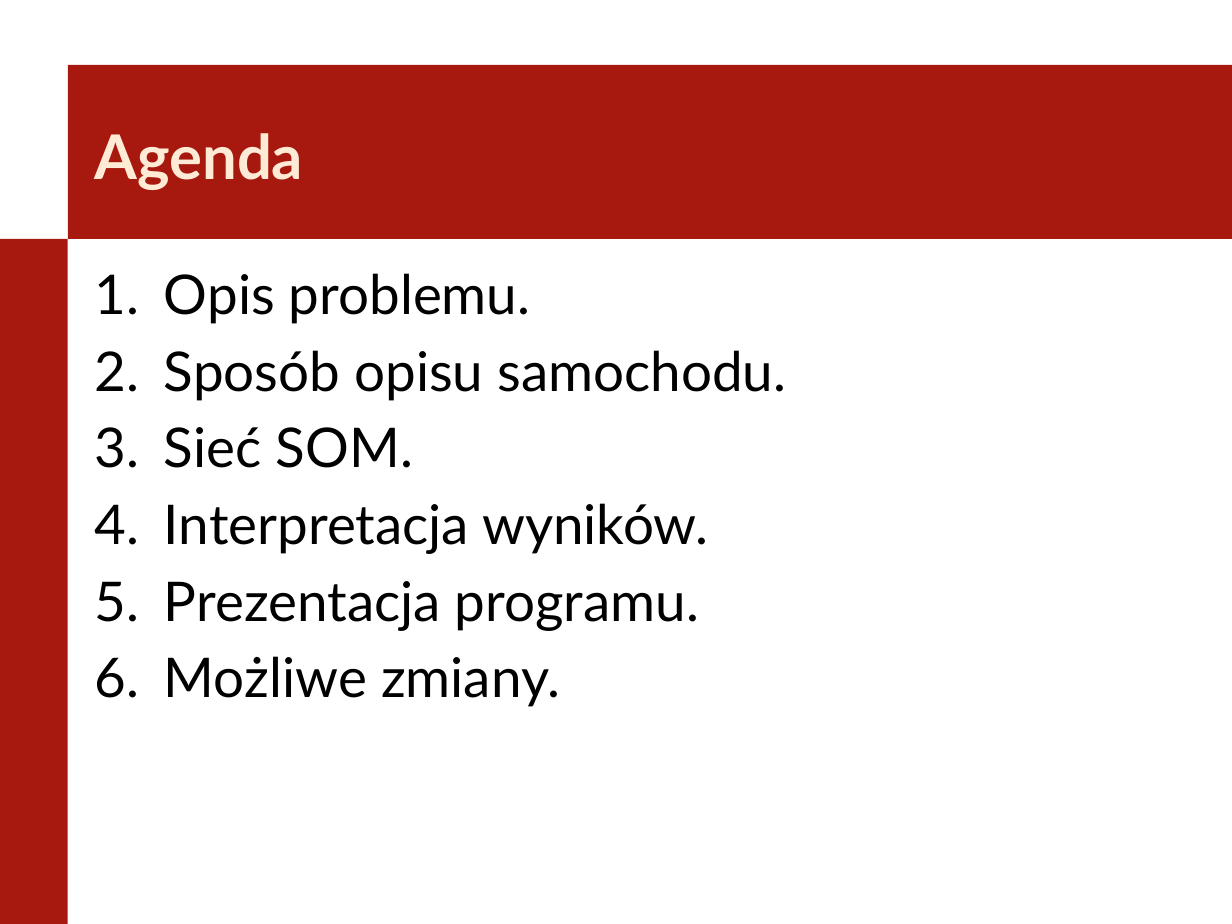
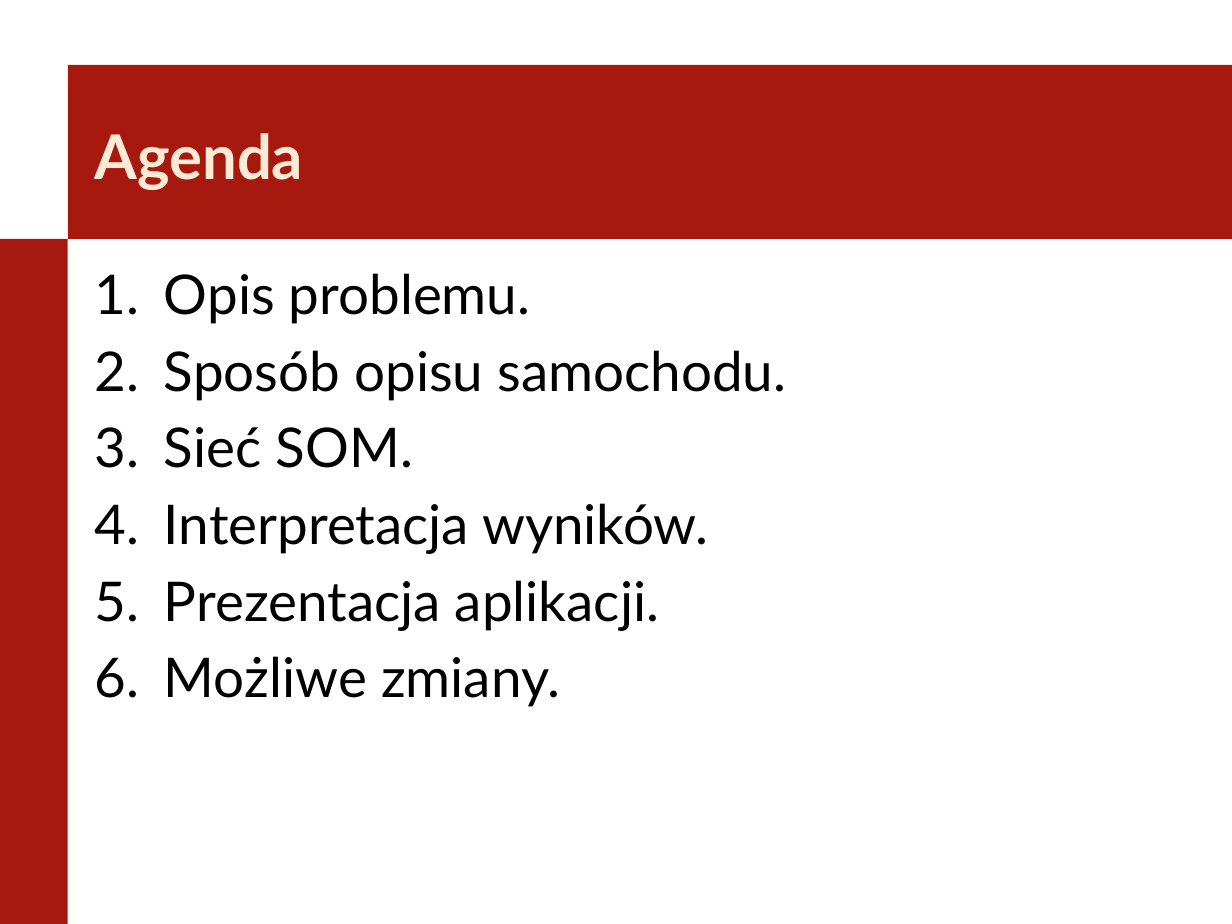
Before and after one commit to lastverb/SWDSOM, a slide deck: slide 2 of Prezentacja.pptx. Drawn at 1232x924 pixels with LibreOffice and Linux fonts; fonts in the diff are those of the drawing; background and template pictures are left out. Boxes give left, top, right and bottom in pixels: in the first picture for what was removed or moved away, otherwise in the second. Text is boxed around its words. In the diff, an @@ line names an element or a change of style, - is before the commit and + after.

Commit message:
cala prezentacja

```diff
--- a/Prezentacja.pptx
+++ b/Prezentacja.pptx
@@ text at <box>164,580,659,631</box>: text changed @@
-5. Prezentacja programu.
+5. Prezentacja aplikacji.
```
Also in this commit, not shown: 4 other slides changed, 2 slides added.
